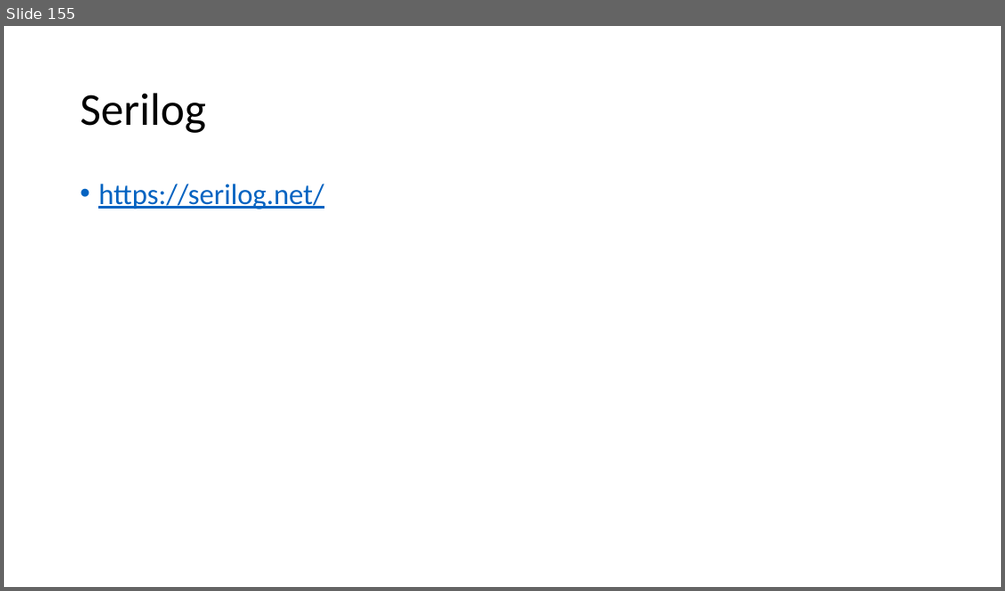
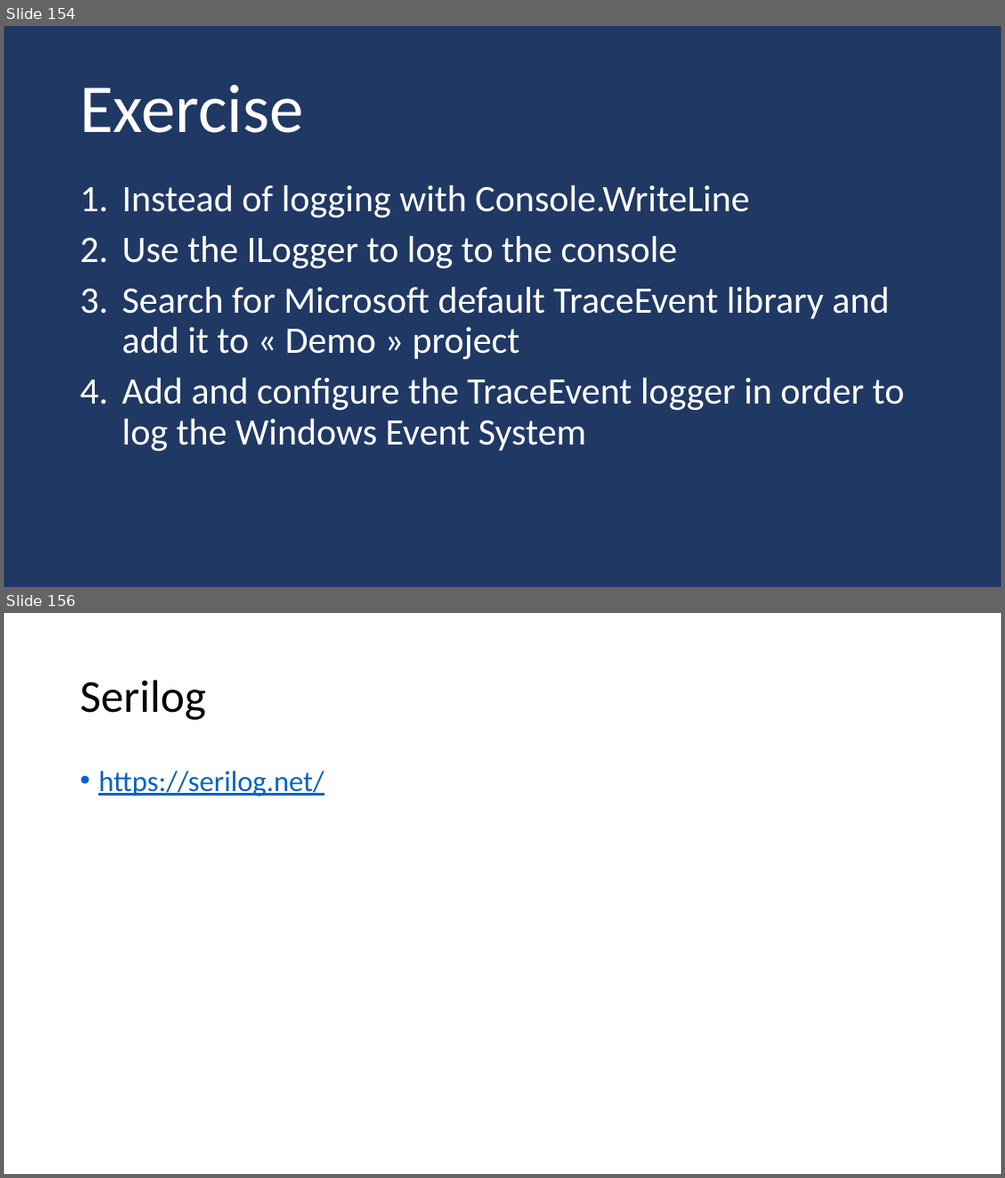
Before and after one commit to guillaume-chervet/course.dotnet, a slide deck: documentations/dotnet.pptx. Shown one above the other, each under a label of ours: slide 155 before the commit, slides 154 and 156 after it; the slides between them are not shown. The pictures are 1005x591 and 1005x1178 pixels, drawn with LibreOffice and Linux fonts; fonts in the diff are those of the drawing. Boxes give left, top, right and bottom in pixels: in the first picture for what was removed or moved away, otherwise in the second. Text is boxed around its words. In the diff, an @@ line names an element or a change of style, - is before the commit and + after.

```diff
--- a/documentations/dotnet.pptx
+++ b/documentations/dotnet.pptx
@@ slide 154 added at [4,26,1001,587], background #203864 @@
@@ title added at [80,85,303,133], 66 pt, text #FFFFFF @@
+Exercise
@@ text added at [122,185,905,451], 36 pt, text #FFFFFF @@
+1. Instead of logging with Console.WriteLine
+2. Use the ILogger to log to the console
+3. Search for Microsoft default TraceEvent library and add it to « Demo » project
+4. Add and configure the TraceEvent logger in order to log the Windows Event System
@@ what was slide 155 is now slide 156 @@
```
Also in this commit, not shown: 4 slides changed, 2 other slides added, 1 slide removed.
